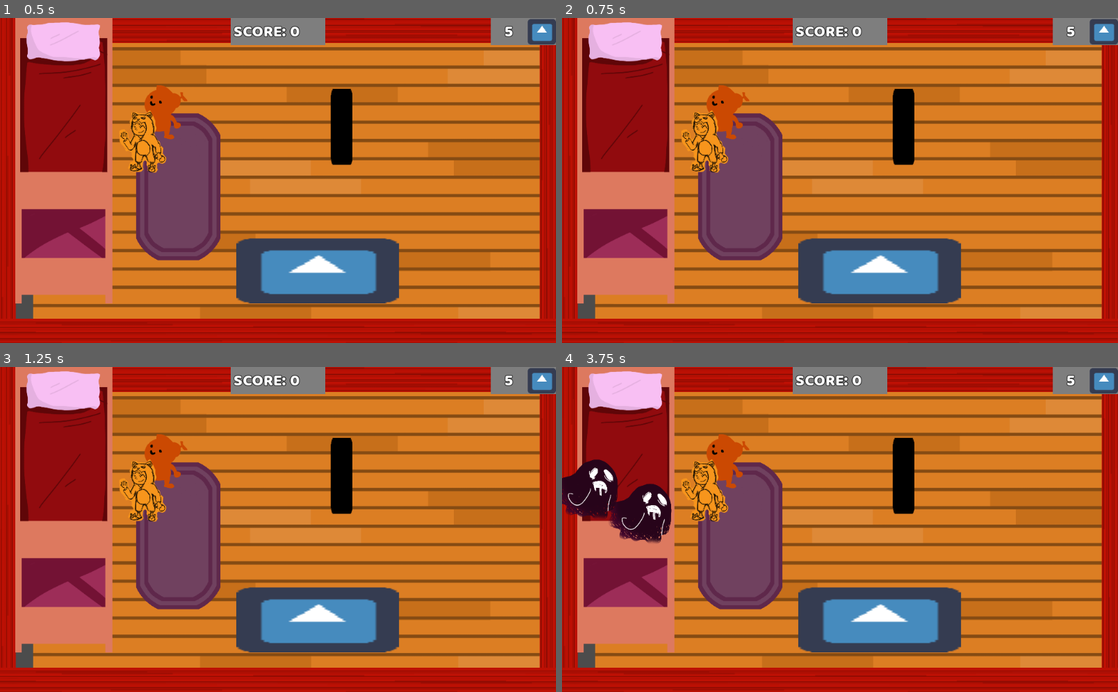
Above: before the commit, frames 1-4 (two rows, left to right).
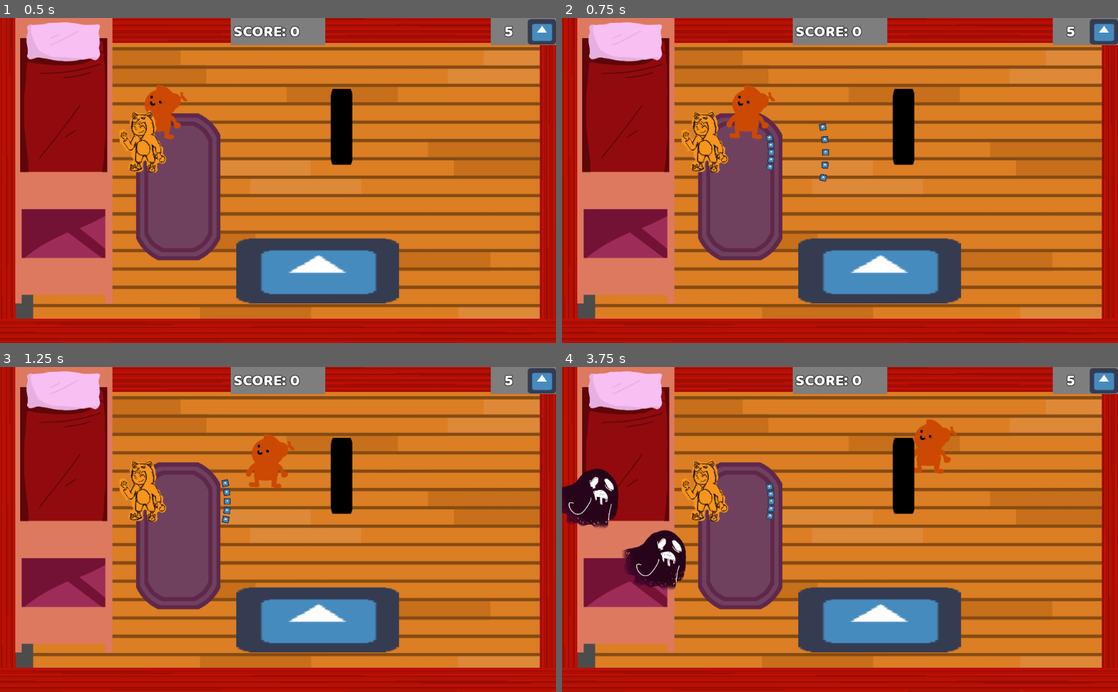
Above: after the commit, the same moments.

Repository: JuannFerrari/GlobalGameJam2019
Game: Godot game, scene res://Game.tscn
Same seed, same stepped clock (60 frames per second), same inputs: the game is played once before the commit and once after it. The engine's default icon, where the game draws it, is replaced by a stand-in: a white triangle on a blue panel in a dark square.
Inputs:
- Up to frame 1 (0.5 s): no input
- Up to frame 2 (0.75 s): tap Enter (ui_accept) at 0.5, 0.6 s; hold Right (ui_right) from 0.53 s (still down)
- Up to frame 3 (1.25 s): keep holding Right (ui_right); tap Enter (ui_accept) at 0.77, 1.07 s
- Up to frame 4 (3.75 s): release Right (ui_right) at 1.28 s; hold Down (ui_down) 1.28-2.03 s; tap Enter (ui_accept) at 1.35, 1.52, 1.82, 2.1, 2.85, 3.02, 3.32, 3.6 s; hold Right (ui_right) 2.03-2.78 s; hold Up (ui_up) 2.78-3.53 s; hold Left (ui_left) from 3.53 s (still down)

Frame 1 is identical in both runs. In frame 2, 1.4% of the frame differs, in the area x 26-49%, y 20-51%; in frame 3, 1.6%; in frame 4, 5.4%, in the area x 0-72%, y 16-69%.

Commit message:
another fix?

Diff:
--- a/Game.tscn
+++ b/Game.tscn
@@ -10,10 +10,6 @@
 
 [node name="Player1" parent="." instance=ExtResource( 1 )]
 position = Vector2( 298.5, 174 )
-action_up = "ui_up2"
-action_down = "ui_down2"
-action_right = "ui_right2"
-action_left = "ui_left2"
 action_shoot = "ui_accept2"
 
 [node name="Player2" parent="." instance=ExtResource( 2 )]
@@ -22,9 +18,6 @@
 action_down = "ui_down2"
 action_right = "ui_right2"
 action_left = "ui_left2"
-script = ExtResource( 2 )
-action_shoot = "ui_accept2"
-
 
 [node name="Map" parent="." instance=ExtResource( 3 )]
 
--- a/Player2.tscn
+++ b/Player2.tscn
@@ -25,7 +25,7 @@
 "speed": 5.0
 } ]
 
-[node name="Player2" index="0" instance=ExtResource( 1 )]
+[node name="Player2" instance=ExtResource( 1 )]
 script = ExtResource( 2 )
 
 [node name="icon" parent="." index="0"]
